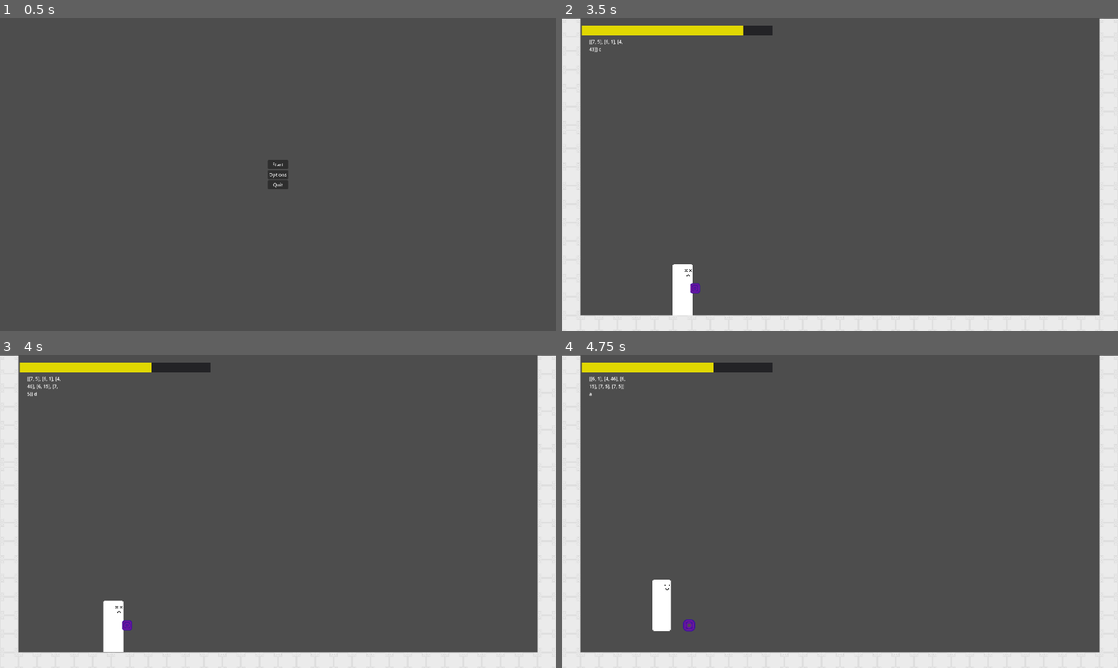
Above: before the commit, frames 1-4 (two rows, left to right).
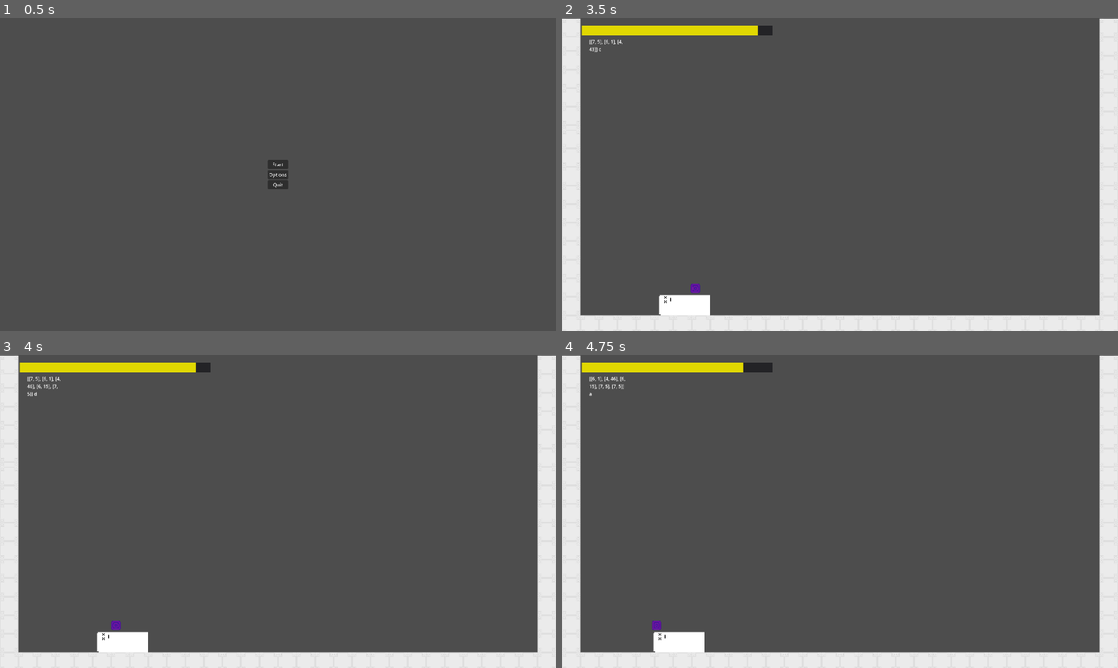
Above: after the commit, the same moments.

Repository: Mysteria0/To-Be-Name-Fighting-Game
Game: Godot game, scene res://menu.tscn
Two runs of this game, one before a commit and one after it. Both use one fixed random seed, a clock stepped at 60 frames per second and the inputs below.
Inputs:
- Up to frame 1 (0.5 s): no input
- Up to frame 2 (3.5 s): click "Start" at 0.5 s; hold D (move_right) 1.28-2.78 s; tap U (action_a) at 1.35 s; tap Q (move_leftup) at 1.52, 2.27 s; tap I (action_b) at 2.1 s; hold A (move_left) from 2.78 s (still down); tap J (action_c) at 2.85 s
- Up to frame 3 (4 s): release A (move_left) at 3.53 s; hold D (move_right) from 3.53 s (still down); tap K (action_d) at 3.6 s; tap Q (move_leftup) at 3.77 s
- Up to frame 4 (4.75 s): keep holding D (move_right); tap U (action_a) at 4.35 s; tap Q (move_leftup) at 4.52 s

Frame 1 is identical in both runs. In frame 2, 0.8% of the frame differs, in the area x 17-36%, y 2-96%; in frame 3, 1.1%; in frame 4, 1.4%, in the area x 16-33%, y 2-96%.

Commit message:
Added knockdown

Diff:
--- a/Player.tscn
+++ b/Player.tscn
@@ -15,8 +15,11 @@
 [ext_resource type="Script" uid="uid://bw3qvegd2hf2y" path="res://Scripts/State Machine/Tsurugi States/tsurugi_hurt.gd" id="9_ictha"]
 [ext_resource type="Texture2D" uid="uid://bn4c813rdlmjs" path="res://Sprites/Characters/Tsurugi/Jumping/Tsurigi_jumping_0004.png" id="9_jatw7"]
 [ext_resource type="Texture2D" uid="uid://bphfabueor6jn" path="res://Sprites/Characters/Tsurugi/Landing/Tsurigi_landing_0001.png" id="10_jatw7"]
+[ext_resource type="Script" uid="uid://yi5b4ua6rb5e" path="res://Scripts/State Machine/Tsurugi States/tsurugi_soft_knockdown.gd" id="10_q26ax"]
 [ext_resource type="Texture2D" uid="uid://qgrlk7bqbj2w" path="res://Sprites/Characters/Tsurugi/Walking/Tsurigi_walking_0001.png" id="10_rv870"]
 [ext_resource type="Texture2D" uid="uid://dlhl70uhxwyat" path="res://Sprites/Characters/Tsurugi/Walking/Tsurigi_walking_0002.png" id="11_efikj"]
+[ext_resource type="Script" uid="uid://cc6kwr1envt7b" path="res://Scripts/State Machine/Tsurugi States/tsurugi_hard_knockdown.gd" id="11_m7dl7"]
+[ext_resource type="Script" uid="uid://dy1pggprssr4m" path="res://Scripts/State Machine/Tsurugi States/tsurugi_rise.gd" id="11_p01ps"]
 [ext_resource type="Texture2D" uid="uid://w4yfqnwpcn8v" path="res://Sprites/Characters/Tsurugi/Landing/Tsurigi_landing_0002.png" id="11_rv870"]
 [ext_resource type="Texture2D" uid="uid://ci4jbuilvba0x" path="res://Sprites/Characters/Tsurugi/Landing/Tsurigi_landing_0003.png" id="12_efikj"]
 [ext_resource type="Texture2D" uid="uid://c8jq2hc3t4mut" path="res://Sprites/Characters/Tsurugi/Walking/Tsurigi_walking_0003.png" id="12_itxgx"]
@@ -27,6 +30,7 @@
 [ext_resource type="Script" uid="uid://qfnn70ya0g85" path="res://Scripts/State Machine/Tsurugi States/tsurugi_moving.gd" id="19_itxgx"]
 [ext_resource type="Script" uid="uid://ddpj7vm1g0de0" path="res://Scripts/State Machine/Tsurugi States/tsurugi_falling.gd" id="20_cgsek"]
 [ext_resource type="Script" uid="uid://b814hhp5atx10" path="res://Scripts/State Machine/Tsurugi States/tsurugi_landing.gd" id="21_0pi4m"]
+[ext_resource type="Texture2D" uid="uid://dvn4m1rpc461g" path="res://Sprites/Characters/Tsurugi/Knockdown/Tsurigi_knockdown_0001.png" id="23_7wy67"]
 [ext_resource type="Script" uid="uid://6mknd76gtx3l" path="res://Scripts/State Machine/Tsurugi States/tsurugi_crouching.gd" id="26_3vjad"]
 [ext_resource type="PackedScene" uid="uid://ddm5kuncpnusr" path="res://Input Reader.tscn" id="27_yt0h1"]
 [ext_resource type="Script" uid="uid://c344dhuvt3awv" path="res://Scripts/State Machine/Movement.gd" id="28_vd78s"]
@@ -96,6 +100,14 @@
 "loop": false,
 "name": &"Jumping",
 "speed": 30.0
+}, {
+"frames": [{
+"duration": 1.0,
+"texture": ExtResource("23_7wy67")
+}],
+"loop": true,
+"name": &"Knockdown",
+"speed": 5.0
 }, {
 "frames": [{
 "duration": 1.0,
@@ -191,16 +203,36 @@
 hurt_state = NodePath("../Tsurugi Hurt")
 animation_name = "Crouching"
 
-[node name="Tsurugi Hurt" type="Node" parent="state_machine" unique_id=1812957764 node_paths=PackedStringArray("fall_state", "idle_state")]
+[node name="Tsurugi Hurt" type="Node" parent="state_machine" unique_id=1812957764 node_paths=PackedStringArray("fall_state", "idle_state", "Soft_knockdown_state", "Hard_knockdown_state")]
 script = ExtResource("9_ictha")
 fall_state = NodePath("../Tsurugi Falling")
 idle_state = NodePath("../Tsurugi Idle")
+Soft_knockdown_state = NodePath("../Tsurugi Soft Knockdown")
+Hard_knockdown_state = NodePath("../Tsurugi Hard Knockdown")
 animation_name = "Hurt"
+metadata/_custom_type_script = "uid://dyhjhlic53fp8"
+
+[node name="Tsurugi Soft Knockdown" type="Node" parent="state_machine" unique_id=404833410 node_paths=PackedStringArray("rise_state")]
+script = ExtResource("10_q26ax")
+rise_state = NodePath("../Tsurugi Rise")
+animation_name = "Knockdown"
+metadata/_custom_type_script = "uid://dyhjhlic53fp8"
+
+[node name="Tsurugi Hard Knockdown" type="Node" parent="state_machine" unique_id=928229690 node_paths=PackedStringArray("rise_state")]
+script = ExtResource("11_m7dl7")
+rise_state = NodePath("../Tsurugi Rise")
+animation_name = "Knockdown"
+metadata/_custom_type_script = "uid://dyhjhlic53fp8"
+
+[node name="Tsurugi Rise" type="Node" parent="state_machine" unique_id=976910688 node_paths=PackedStringArray("idle_state")]
+script = ExtResource("11_p01ps")
+idle_state = NodePath("../Tsurugi Idle")
+animation_name = "Falling"
 metadata/_custom_type_script = "uid://dyhjhlic53fp8"
 
 [node name="Sprites" type="AnimatedSprite2D" parent="." unique_id=648536281]
 sprite_frames = SubResource("SpriteFrames_0rwas")
-animation = &"Hurt"
+animation = &"Knockdown"
 
 [node name="InputReader" parent="." unique_id=1356831098 instance=ExtResource("27_yt0h1")]
 unique_name_in_owner = true
@@ -224,6 +256,7 @@
 collision_mask = 4
 
 [node name="Hitbox" type="CollisionShape2D" parent="Area2D" unique_id=603263447]
+unique_name_in_owner = true
 z_index = 1
 position = Vector2(-0.5, 5)
 shape = SubResource("RectangleShape2D_itxgx")
--- a/Projectile.tscn
+++ b/Projectile.tscn
@@ -40,10 +40,7 @@
 }]
 
 [sub_resource type="RectangleShape2D" id="RectangleShape2D_7rt88"]
-size = Vector2(18.75, 19.25)
-
-[sub_resource type="RectangleShape2D" id="RectangleShape2D_8apua"]
-size = Vector2(17.5, 17.5)
+size = Vector2(24.1875, 24.8125)
 
 [node name="Projectile" type="RigidBody2D" unique_id=268982929]
 collision_priority = 2.0
@@ -56,7 +53,7 @@
 
 [node name="Sprite2D" type="AnimatedSprite2D" parent="." unique_id=1454842833]
 sprite_frames = SubResource("SpriteFrames_e7peq")
-animation = &"Explode"
+animation = &"Moving"
 
 [node name="Area2D" type="Area2D" parent="." unique_id=1047168147]
 collision_layer = 4
@@ -66,9 +63,5 @@
 shape = SubResource("RectangleShape2D_7rt88")
 debug_color = Color(0.9174988, 0.17165133, 0.5597732, 0.41960785)
 
-[node name="CollisionBox" type="CollisionShape2D" parent="." unique_id=51507377]
-shape = SubResource("RectangleShape2D_8apua")
-debug_color = Color(0.65457684, 0.5179122, 0, 0.41960785)
-
 [connection signal="animation_finished" from="Sprite2D" to="." method="_on_sprite_2d_animation_finished"]
 [connection signal="area_entered" from="Area2D" to="." method="_on_area_2d_area_entered"]
--- a/Scripts/Projectile enemy/projectile.gd
+++ b/Scripts/Projectile enemy/projectile.gd
@@ -10,6 +10,8 @@
 @export var Hitstop : int
 ## How many times the projectile can hit a valid target before it dissapears
 @export var projectileHits : int
+## What kind of knockdown the projectile has on hit, choices are: "None", "Soft" and "Hard"
+@export var projectileknockdown : String
 ## how fast and what direction the projectile goes across the screen
 @export var projectileMovementvector : Vector2
 
@@ -17,6 +19,12 @@
 @export var KnockbackOnGroundhit : Vector2i
 ## Knockback dealt to target on air hit. negative values to push away, positive to pull in. Values should be smaller to produce inteded effects
 @export var KnockbackOnAirhit : Vector2i
+
+enum Knockdowntypes {
+	None = 1,
+	Soft = 2,
+	Hard = 3
+}
 
 var disabledtimer : int
 var dead : bool
@@ -38,11 +46,6 @@
 		disabledtimer = -2
 
 
-
-func _physics_process(delta: float) -> void:
-	pass
-
-
 func _on_sprite_2d_animation_finished() -> void:
 	queue_free()
 
@@ -51,15 +54,14 @@
 
 
 func _on_area_2d_area_entered(area: Area2D) -> void:
-	if !dead and area != $CollisionBox:
+	if !dead:
 		$Area2D/Hitbox.set_deferred("disabled", true)
-		disabledtimer = Hitstop
-		%Player.Player_hit(projectileDamage,Hitstop,HitstunOnGroundhit,HitstunOnAirhit,KnockbackOnGroundhit,KnockbackOnAirhit)
+		disabledtimer = Hitstop+1
+		%Player.Player_hit(projectileDamage,Hitstop,HitstunOnGroundhit,HitstunOnAirhit,KnockbackOnGroundhit,KnockbackOnAirhit,Knockdowntypes[projectileknockdown])
 		projectileHits -= 1
 	if projectileHits <= 0:
 		$Sprite2D.play("Explode")
 		$Area2D/Hitbox.set_deferred("disabled", true)
-		$CollisionBox.set_deferred("disabled", true)
 		linear_velocity *= 0
 		disabledtimer = -2
 		dead = true
--- /dev/null
+++ b/Scripts/Projectile enemy/shape_cast_2d.gd
@@ -0,0 +1,15 @@
+extends ShapeCast2D
+@onready var parent := $".."
+
+func _physics_process(delta: float) -> void:
+	if is_colliding() and parent.disabledtimer == 0:
+		for i in get_collision_count():
+			var Collider = get_collider(i)
+			#if Collider.is_in_group("Players"):
+				#Collider.velocity *= 0
+				#Collider.global_position -= collisionpoint
+			#else:
+				#parent.global_position -= collisionpoint
+				#parent.projectileHits = 0
+			Collider.position += Collider.velocity
+	force_shapecast_update()
--- a/Scripts/State Machine/Movement.gd
+++ b/Scripts/State Machine/Movement.gd
@@ -25,10 +25,14 @@
 		parent.velocity.x =  Horizontaljump if input == 9 else -Horizontaljump
 	parent.move_and_slide()
 
-func Knockback() -> void:
+func Knockback(override := Vector2()) -> void:
 	parent.velocity *= 0
 
-	parent.velocity.y += knockbackvector.y
-	parent.velocity.x += knockbackvector.x
+	if override == Vector2():
+		parent.velocity.y += knockbackvector.y
+		parent.velocity.x += knockbackvector.x
+	else:
+		parent.velocity.y += override.y
+		parent.velocity.x += override.x
 
 	parent.move_and_slide()
--- /dev/null
+++ b/Scripts/State Machine/Tsurugi States/tsurugi_hard_knockdown.gd
@@ -0,0 +1,18 @@
+extends State
+
+@export var rise_state : State
+
+var knockdowntimer
+
+func enter() -> void:
+	super()
+	knockdowntimer = 45
+	%Hitbox.set_deferred("disabled",true)
+
+func process_frame(_delta: float) -> State:
+	if knockdowntimer > 0:
+		knockdowntimer -= 1
+	elif knockdowntimer == 0:
+		%MovementCode.Knockback(Vector2(-125,-125))
+		return rise_state
+	return null
--- a/Scripts/State Machine/Tsurugi States/tsurugi_hurt.gd
+++ b/Scripts/State Machine/Tsurugi States/tsurugi_hurt.gd
@@ -2,9 +2,12 @@
 
 @export var fall_state : State
 @export var idle_state : State
+@export var Soft_knockdown_state : State
+@export var Hard_knockdown_state : State
 
 var Hitstun : int
 var hitstop : int
+var knockdown : int
 
 func enter() -> void:
 	super()
@@ -12,6 +15,7 @@
 func process_frame(_delta: float) -> State:
 	if hitstop == 0:
 		%MovementCode.Knockback()
+		%Hitbox.set_deferred("disabled",false)
 	if hitstop < 0:
 		%MovementCode.Move_Character(5)
 	parent.move_and_slide()
@@ -27,4 +31,11 @@
 			return idle_state
 		else:
 			return fall_state
+	elif parent.is_on_floor() and hitstop < -1:
+		if knockdown == 1:
+				return null
+		elif knockdown == 2:
+			return Soft_knockdown_state
+		else:
+			return Hard_knockdown_state
 	return null
--- /dev/null
+++ b/Scripts/State Machine/Tsurugi States/tsurugi_rise.gd
@@ -0,0 +1,15 @@
+extends State
+
+@export var idle_state : State
+
+
+func enter() -> void:
+	super()
+
+func process_physics(_delta: float) -> State:
+	%MovementCode.Move_Character(5)
+
+	if parent.is_on_floor():
+		%Hitbox.set_deferred("disabled",false)
+		return idle_state
+	return null
--- /dev/null
+++ b/Scripts/State Machine/Tsurugi States/tsurugi_soft_knockdown.gd
@@ -0,0 +1,18 @@
+extends State
+
+@export var rise_state : State
+
+var knockdowntimer
+
+func enter() -> void:
+	super()
+	knockdowntimer = 12
+	%Hitbox.set_deferred("disabled",true)
+
+func process_frame(_delta: float) -> State:
+	if knockdowntimer > 0:
+		knockdowntimer -= 1
+	elif knockdowntimer == 0:
+		%MovementCode.Knockback(Vector2(-125,-125))
+		return rise_state
+	return null
--- a/Scripts/Universal Code/Player.gd
+++ b/Scripts/Universal Code/Player.gd
@@ -31,22 +31,16 @@
 func _physics_process(delta : float) -> void:
 	state_machine.process_physics(delta)
 
-	#if velocityfixer:
-		#if velocity.x != 0:
-			#velocity.x *= 0.95
-		#if velocity.y != 0:
-			#velocity.y *= 0.99
-		#if velocity.length() == 0:
-			#velocityfixer = false
-
 
 func _process(delta : float) -> void:
 	state_machine.process_frame(delta)
 
 ## Function for handling communication between attack and the hurt state
-func Player_hit(Damage : int, Hitstop : int, hitstunGround : int, hitstunAir, On_groundedhit : Vector2, On_airhit : Vector2) -> void:
+func Player_hit(Damage : int, Hitstop : int, hitstunGround : int, hitstunAir, On_groundedhit : Vector2, On_airhit : Vector2, Knockdowntype : int) -> void:
 	hurt = true
 	health -= Damage
+	Hurt_State.knockdown = Knockdowntype
+	%Hitbox.set_deferred("disabled",true)
 	if !is_on_floor():
 		Hurt_State.Hitstun = hitstunAir
 		%MovementCode.knockbackvector = Vector2(On_airhit.x*direction,On_airhit.y)
--- a/main.tscn
+++ b/main.tscn
@@ -40,8 +40,9 @@
 HitstunOnAirhit = 60
 Hitstop = 6
 projectileHits = 4
+projectileknockdown = "Hard"
 projectileMovementvector = Vector2(-125, 0)
-KnockbackOnGroundhit = Vector2i(-35, -25)
-KnockbackOnAirhit = Vector2i(-35, -25)
+KnockbackOnGroundhit = Vector2i(-35, 0)
+KnockbackOnAirhit = Vector2i(-125, -250)
 
 [connection signal="body_entered" from="Projectile" to="Projectile" method="_on_body_entered"]
--- a/project.godot
+++ b/project.godot
@@ -34,6 +34,7 @@
 [global_group]
 
 Players=""
+Projectiles=""
 
 [input]
 
Not shown, added: Scripts/Projectile enemy/shape_cast_2d.gd.uid
Not shown, added: Scripts/State Machine/Tsurugi States/tsurugi_hard_knockdown.gd.uid
Not shown, added: Scripts/State Machine/Tsurugi States/tsurugi_rise.gd.uid
Not shown, added: Scripts/State Machine/Tsurugi States/tsurugi_soft_knockdown.gd.uid
Binary file added: Sprites/Characters/Tsurugi/Knockdown/Tsurigi_knockdown_0001.png
Not shown, added: Sprites/Characters/Tsurugi/Knockdown/Tsurigi_knockdown_0001.png.import
